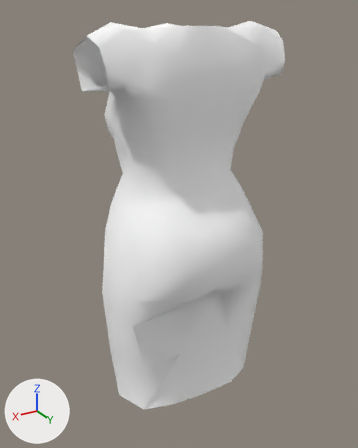
Before and after pictures for a commit that changed the FBX model Contents/mods/Authentic Z - Current/media/models_X/Skinned/CustomBodies/FatBody01_F/FatBod_F_01_Dress_Knees.fbx.
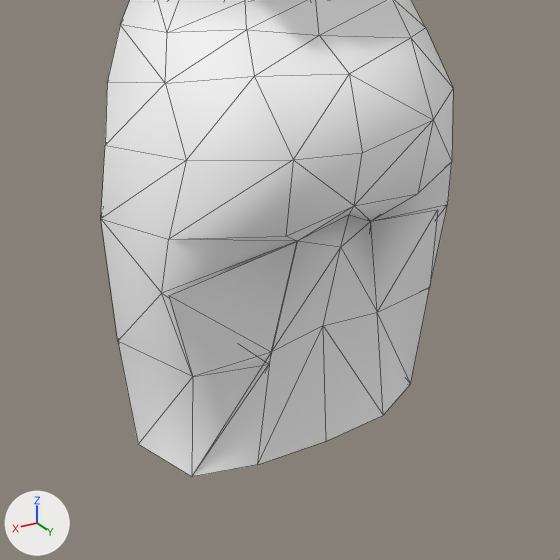
There are two pictures of each version: one whole from a 50 mm camera at (0.00344, 0.00592, 0.00826) aimed at (0.00006, 0.00029, 0.00544), one close up on the part from 16% to 87% of the width and 43% to 100% of the height. Lighting does not change. The marker at lower left points along +X, +Y and +Z. The close-ups show mesh edges as thin lines.

The first close-up shows 'Body.002'.
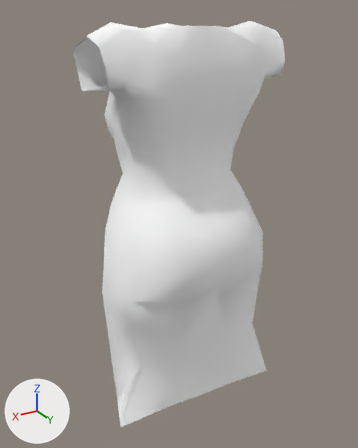
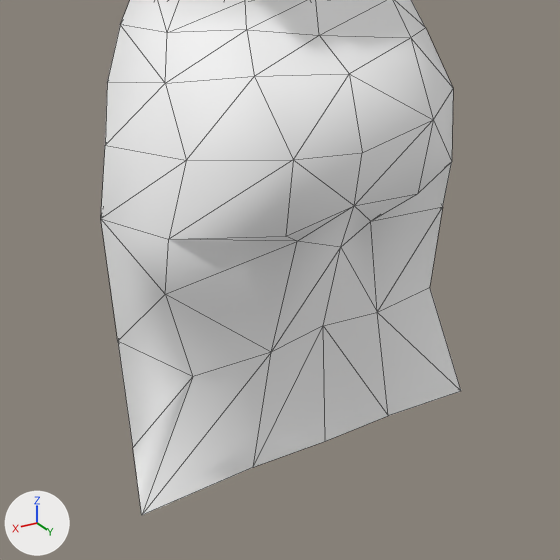
Pixel boxes (x1, y1, x2, y2) of what changed, in the close-ups (560 x 560 px):
'Body.002', reshaped
    before: (101, 0, 453, 477)
    after: (101, 0, 461, 515)
part 1 of me_mesh_002, cut back
    before: (101, 162, 452, 477)
    after: (101, 162, 461, 515)

Patch to the scene script:
```diff
--- a/Contents/mods/Authentic Z - Current/media/models_X/Skinned/CustomBodies/FatBody01_F/FatBod_F_01_Dress_Knees.fbx.py
+++ b/Contents/mods/Authentic Z - Current/media/models_X/Skinned/CustomBodies/FatBody01_F/FatBod_F_01_Dress_Knees.fbx.py
@@ me_mesh_002 @@
 # used by ob_body_002; location = (0.0, 0.0, 0.0)
-me_mesh_002.from_pydata(...)  # 220 vertices, 418 faces; spans x -0.00133..0.00136, y -0.00064..0.00129, z 0.00267..0.00814
+me_mesh_002.from_pydata(...)  # 205 vertices, 380 faces; spans x -0.00133..0.00138, y -0.00064..0.00129, z 0.00272..0.00814
+# me_mesh_002 part 1
+# 19 vertices are removed from x -0.00102..0.00115, y -0.00017..0.00116, z 0.00267..0.00477
+# 58 faces are deleted
+# 4 vertices move from x -0.00109..0.00111, y 0.0002..0.00096, z 0.00274..0.00283 to x -0.00112..0.00115, y 0.00023..0.00098, z 0.00274..0.00283
+# 4 vertices are added at (-0.0012, 0.00101, 0.00279), (0.00114, 0.00088, 0.00442), (0.00138, 0.00088, 0.00279), (-0.00097, 0.00092, 0.00441)
+# 20 new faces join them
 me_mesh_002.materials.append(mat_material__135)
```
